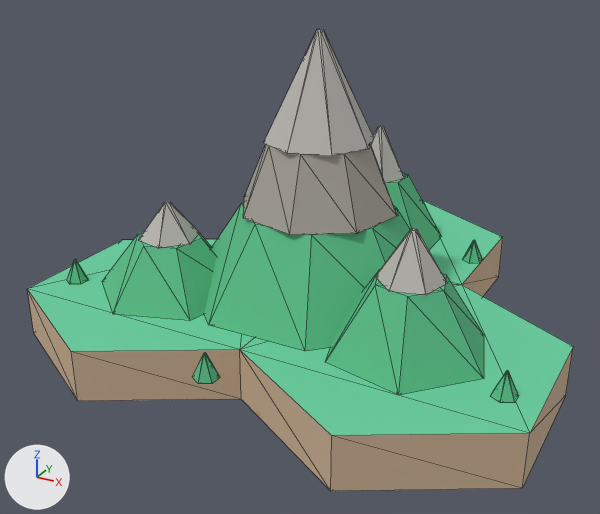
Renders of the glTF model SanguoSLG.Game/assets/models/mountain-large.glb from each side of a commit.
Both versions are drawn from a camera (50 mm lens) standing at (1.39, -2.67, 1.64) and looking at (-0.06, -0.03, 0.33). The lights are fixed; the arrows at lower left show +X, +Y and +Z. The first picture is the older version. Mesh edges are drawn as thin lines. Where no turn or scale is listed for an object, it has been applied to the vertices. Vertices at exactly the same position are counted once.

The scene before the commit, as lines of its bpy script (objects in view):
```python
me_cone_002 = bpy.data.meshes.new('Cone.002')
me_cone_002.from_pydata(...)  # an 8-sided cut cone along z (radius 0.21 at the low end, 0.012 at the high end) spanning x -0.209..0.209, y -0.209..0.209, z -0.2..0.2
me_cone_002.materials.append(mat_rock)  # grey #bcb8b3
me_cone_004 = bpy.data.meshes.new('Cone.004')
me_cone_004.from_pydata(...)  # a 6-sided cut cone along z (radius 0.12 at the low end, 0.012 at the high end) spanning x -0.12..0.12, y -0.106..0.106, z -0.11..0.11
me_cone_004.materials.append(mat_rock)  # grey #bcb8b3
me_cone_006 = bpy.data.meshes.new('Cone.006')
me_cone_006.from_pydata(...)  # a 6-sided cut cone along z (radius 0.12 at the low end, 0.012 at the high end) spanning x -0.115..0.115, y -0.116..0.116, z -0.09..0.09
me_cone_006.materials.append(mat_rock)  # grey #bcb8b3
me_cylinder_002 = bpy.data.meshes.new('Cylinder.002')
me_cylinder_002.from_pydata(...)  # 12 vertices, 20 faces; spans x -0.5..0.5, y -0.577..0.577, z -0.1..0.1
# faces by material slot: [16, 4]
me_cylinder_002.materials.append(mat_side)  # beige #ceb395
me_cylinder_002.materials.append(mat_grass)  # green #69cea0
ob_base2 = bpy.data.objects.new('base2', me_cylinder_002)
ob_base2.location = (-0.5, -0.289, 0.1)
ob_flank0_rock = bpy.data.objects.new('flank0_rock', me_cone_004)
ob_flank0_rock.location = (0.0, 0.577, 0.61)
ob_flank1_rock = bpy.data.objects.new('flank1_rock', me_cone_006)
ob_flank1_rock.location = (0.5, -0.289, 0.55)
ob_giant_rock = bpy.data.objects.new('giant_rock', me_cone_002)
ob_giant_rock.location = (0.0, 0.0, 1.0)
# also in view: 'giant_cliff' at (0.0, 0.0, 0.67); 'base0' at (0.0, 0.58, 0.1); 'base1' at (0.5, -0.29, 0.1); 'giant_slope' at (0.0, 0.0, 0.37); 'flank1_slope' at (0.5, -0.29, 0.33)
```
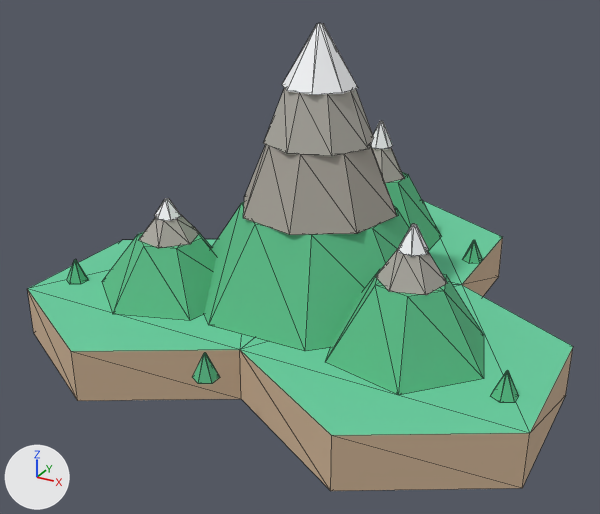
Where the newer file only moved an object's origin or applied its transform, the numbers keep the older frame.

Where the change shows, as pixel boxes (x1, y1, x2, y2) in the pictures (600 x 514 px):
'giant_rock', reshaped: before (264, 29, 374, 156); after (264, 88, 374, 156)
'giant_snow', added: after (282, 23, 358, 95)
'flank1_rock', reshaped: before (375, 228, 447, 295); after (375, 249, 447, 295)
'flank0_rock', reshaped: before (371, 126, 405, 183); after (372, 148, 405, 183)
'flank1_snow', added: after (398, 224, 428, 257)
'flank0_snow', added: after (371, 121, 393, 149)
'flank2_snow', added: after (155, 198, 182, 221)

What changed in the scene script:
```text
Change me_cone_002:
    remove me_cone_002.from_pydata(...)  # 16 vertices, 28 faces; spans x -0.209..0.209, y -0.209..0.209, z -0.2..0.2
    add me_cone_002.from_pydata(...)  # 16 vertices, 28 faces; spans x -0.209..0.209, y -0.209..0.209, z -0.2..0.0
    me_cone_002 part 1
    me_cone_002.vertices[1].co: (-0.008, 0.009, 0.2) -> (-0.084, 0.099, 0.0)  # pixel (319, 28) -> not seen
    me_cone_002.vertices[3].co: (0.001, 0.012, 0.2) -> (0.011, 0.13, 0.0)  # pixel (322, 29) -> not seen
    me_cone_002.vertices[5].co: (0.009, 0.008, 0.2) -> (0.099, 0.084, 0.0)  # pixel (323, 29) -> not seen
    me_cone_002.vertices[7].co: (0.012, -0.001, 0.2) -> (0.13, -0.011, 0.0)  # pixel (323, 29) -> pixel (350, 90)
    me_cone_002.vertices[9].co: (0.008, -0.009, 0.2) -> (0.084, -0.099, 0.0)  # pixel (320, 30) -> pixel (327, 94)
    me_cone_002.vertices[11].co: (-0.001, -0.012, 0.2) -> (-0.011, -0.13, 0.0)  # pixel (318, 29) -> pixel (299, 92)
    me_cone_002.vertices[13].co: (-0.009, -0.008, 0.2) -> (-0.099, -0.084, 0.0)  # pixel (316, 29) -> pixel (284, 87)
    me_cone_002.vertices[15].co: (-0.012, 0.001, 0.2) -> (-0.13, 0.011, 0.0)  # pixel (317, 29) -> not seen
Change me_cone_004:
    remove me_cone_004.from_pydata(...)  # 12 vertices, 20 faces; spans x -0.12..0.12, y -0.106..0.106, z -0.11..0.11
    add me_cone_004.from_pydata(...)  # 12 vertices, 20 faces; spans x -0.12..0.12, y -0.106..0.106, z -0.11..0.022
    me_cone_004 part 2
    me_cone_004.vertices[1].co: (-0.012, 0.0, 0.11) -> (-0.05, -0.001, 0.022)  # pixel (378, 125) -> not seen
    me_cone_004.vertices[3].co: (-0.006, 0.01, 0.11) -> (-0.026, 0.043, 0.022)  # pixel (380, 125) -> not seen
    me_cone_004.vertices[5].co: (0.006, 0.011, 0.11) -> (0.024, 0.044, 0.022)  # pixel (383, 125) -> not seen
    me_cone_004.vertices[7].co: (0.012, 0.0, 0.11) -> (0.05, 0.001, 0.022)  # pixel (383, 126) -> pixel (391, 147)
    me_cone_004.vertices[9].co: (0.006, -0.01, 0.11) -> (0.026, -0.043, 0.022)  # pixel (381, 126) -> pixel (381, 149)
    me_cone_004.vertices[11].co: (-0.006, -0.011, 0.11) -> (-0.024, -0.044, 0.022)  # pixel (378, 126) -> pixel (371, 147)
Change me_cone_006:
    remove me_cone_006.from_pydata(...)  # 12 vertices, 20 faces; spans x -0.115..0.115, y -0.116..0.116, z -0.09..0.09
    add me_cone_006.from_pydata(...)  # 12 vertices, 20 faces; spans x -0.115..0.115, y -0.116..0.116, z -0.09..0.018
    me_cone_006 part 3
    me_cone_006.vertices[1].co: (-0.009, 0.008, 0.09) -> (-0.036, 0.035, 0.018)  # pixel (412, 228) -> not seen
    me_cone_006.vertices[3].co: (0.003, 0.012, 0.09) -> (0.012, 0.048, 0.018)  # pixel (416, 228) -> not seen
    me_cone_006.vertices[5].co: (0.012, 0.003, 0.09) -> (0.048, 0.014, 0.018)  # pixel (417, 230) -> pixel (428, 251)
    me_cone_006.vertices[7].co: (0.009, -0.008, 0.09) -> (0.036, -0.035, 0.018)  # pixel (415, 231) -> pixel (419, 255)
    me_cone_006.vertices[9].co: (-0.003, -0.012, 0.09) -> (-0.012, -0.048, 0.018)  # pixel (411, 230) -> pixel (403, 254)
    me_cone_006.vertices[11].co: (-0.012, -0.003, 0.09) -> (-0.048, -0.014, 0.018)  # pixel (410, 229) -> pixel (397, 248)
Add ob_flank2_snow:
    ob_flank2_snow = bpy.data.objects.new('flank2_snow', me_cone_012_1)  # a 6-sided cut cone along z (radius 0.055 at the low end, 0.008 at the high end) spanning x -0.052..0.052, y -0.054..0.054, z -0.035..0.035; in mat_snow (white #fafcfe)
    ob_flank2_snow.location = (-0.5, -0.289, 0.539)
Add ob_flank1_snow:
    ob_flank1_snow = bpy.data.objects.new('flank1_snow', me_cone_009_1)  # a 6-sided cut cone along z (radius 0.055 at the low end, 0.008 at the high end) spanning x -0.0536..0.0536, y -0.0525..0.0525, z -0.045..0.045; in mat_snow (white #fafcfe)
    ob_flank1_snow.location = (0.5, -0.289, 0.613)
Add ob_flank0_snow:
    ob_flank0_snow = bpy.data.objects.new('flank0_snow', me_cone_006_1)  # a 6-sided cut cone along z (radius 0.055 at the low end, 0.008 at the high end) spanning x -0.049..0.049, y -0.0549..0.0549, z -0.055..0.055; in mat_snow (white #fafcfe)
    ob_flank0_snow.location = (0.0, 0.577, 0.687)
Add ob_giant_snow:
    ob_giant_snow = bpy.data.objects.new('giant_snow', me_cone_003_1)  # 16 vertices, 28 faces; spans x -0.134..0.134, y -0.134..0.134, z -0.11..0.11; in mat_snow (white #fafcfe)
    ob_giant_snow.location = (0.0, 0.0, 1.11)
```
